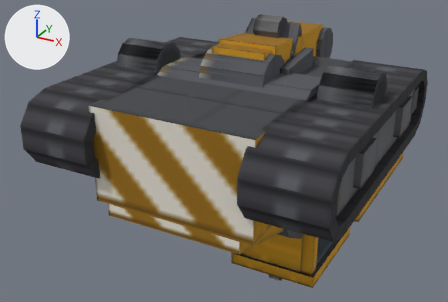
A saved change to the OBJ model src/main/resources/assets/immersiveengineering/models/entity/hydraulic_crawler.obj.
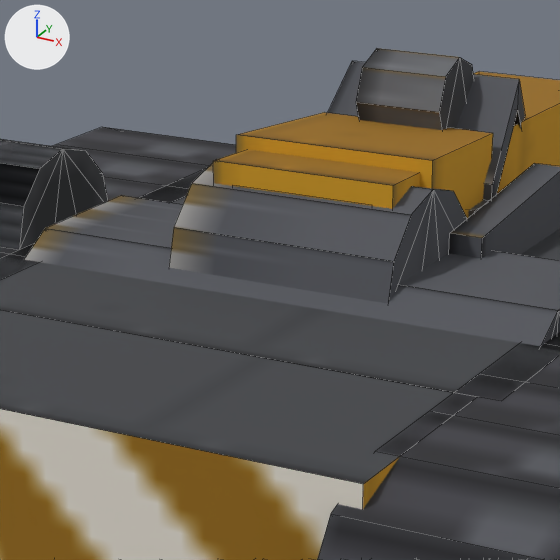
The first picture shows the older version from a camera (50 mm lens) standing at (43.3, -84.9, 29.1) and looking at (-3.6, 0.3, -13.5). The close-ups show the older and then the newer version on the part from 34% to 70% of the width and 0% to 54% of the height of that picture. Only the edits that show in the close-ups are written down. The axes (+X, +Y, +Z) are drawn at upper left. The lights are the same throughout. The close-ups show mesh edges as thin lines. Where no turn or scale is listed for an object, it has been applied to the vertices.

Names of what the first close-up shows: 'boom', 'house', 'tool_breaker', 'tool_bucket', 'tool_grapple', 'track_left', 'track_right', 'undercarriage', 'wheel_right_1'.
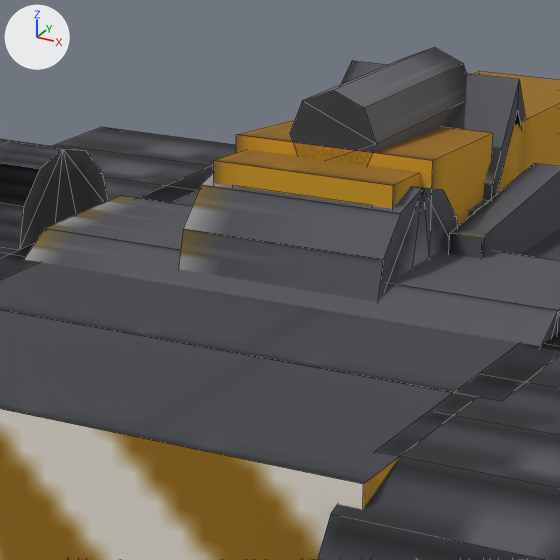
Boxes (x1, y1, x2, y2) around the edits, measured in the close-ups (560 x 560 px):
'boom', reshaped: before (169, 48, 560, 304); after (179, 48, 560, 302)
part 1 of me_boom, added: after (179, 174, 458, 302)
part 2 of me_boom, added: after (290, 48, 467, 165)
part 3 of me_boom, deleted: before (356, 48, 474, 130)

The change, as a list of edits to the scene's bpy script:
```text
Change me_boom:
    used by ob_boom; location = (0.0, 0.0, 0.0)
    remove me_boom.from_pydata(...)  # 120 vertices, 104 faces; spans x -5.5..5.5, y -4.5..29.5, z -9.0..8.2
    add me_boom.from_pydata(...)  # 120 vertices, 104 faces; spans x -5.2..5.0, y -4.5..29.5, z -8.0..8.1
    me_boom part 1: a new loose piece, a 12-sided cylinder along x spanning x -5.0..5.0, y -4.5..4.5, z -4.5..4.5, in mat_crawler (picture img_hydraulic_crawler_png)
    me_boom part 2: a new loose piece, an 8-sided cylinder along y spanning x -2.2..2.2, y 1.0..12.0, z 3.7..8.1, in mat_crawler (picture img_hydraulic_crawler_png)
    me_boom part 3: the loose piece of 16 vertices spanning x -2.2..2.2, y 7.8..12.2, z 3.8..8.2 is deleted
    other edits to the shape of me_boom do not show in these pictures
```
